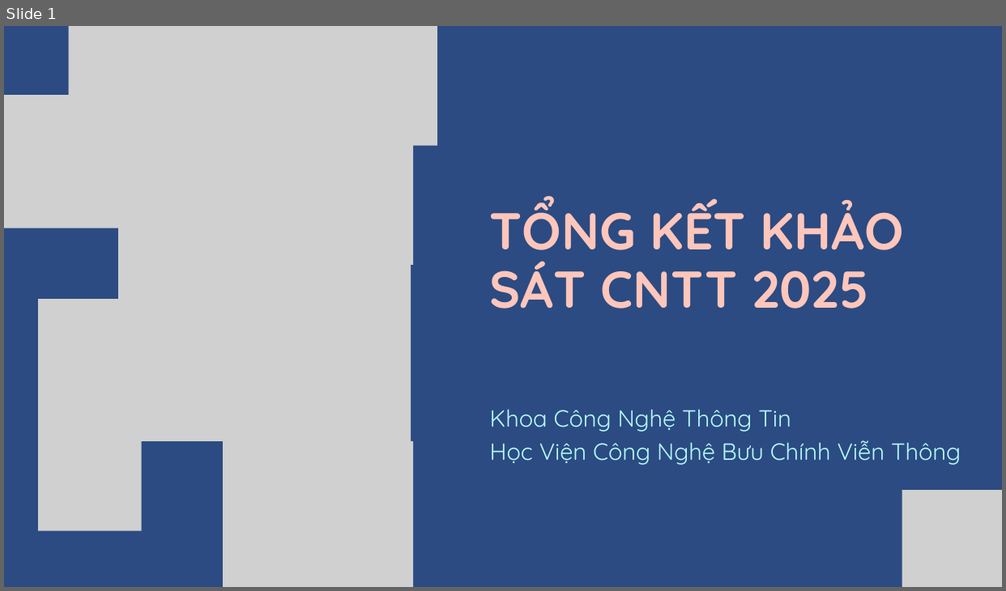
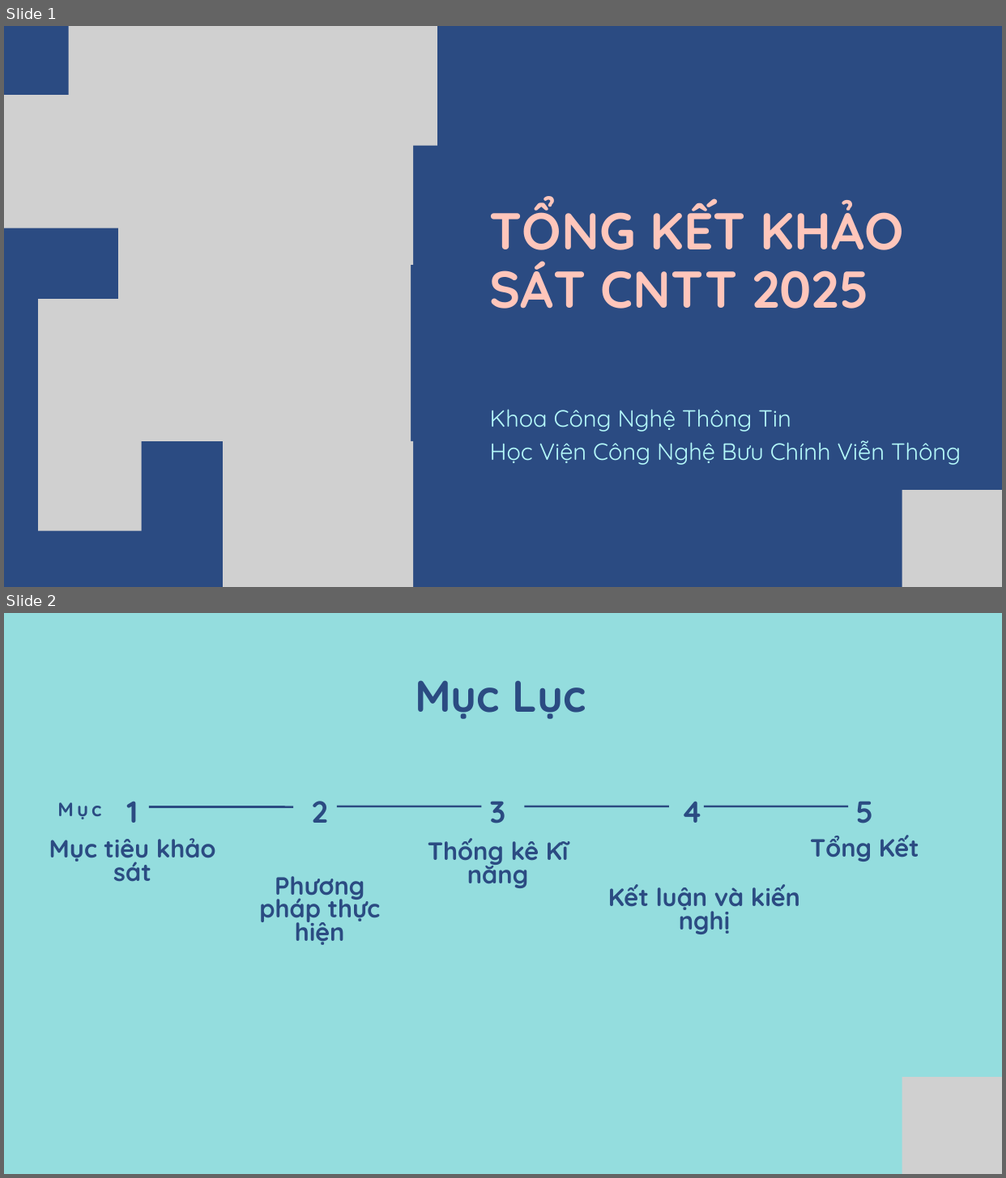
Before and after one commit to huy16dev/HN_ENG_KS25CNTT1_PHANVANPHONGHUY_01, a slide deck: TongKet_KhaoSatCNTT.pptx. Shown one above the other, each under a label of ours: slide 1 before the commit, slides 1 and 2 after it. The pictures are 1006x591 and 1006x1178 pixels, drawn with LibreOffice and Linux fonts; fonts in the diff are those of the drawing; grey boxes stand for pictures. Boxes give left, top, right and bottom in pixels: in the first picture for what was removed or moved away, otherwise in the second. Text is boxed around its words. In the diff, an @@ line names an element or a change of style, - is before the commit and + after.

```diff
--- a/TongKet_KhaoSatCNTT.pptx
+++ b/TongKet_KhaoSatCNTT.pptx
@@ slide 2 added at (4, 613, 1002, 1174), background #94DDDE @@
@@ text added at (415, 680, 586, 719), 64 pt, text #2B4B82, bold @@
+Mục Lục
@@ text added at (57, 803, 101, 820), 28 pt, text #2B4B82, bold @@
+Mục
@@ group added at (127, 801, 874, 824): 5 texts, 4 lines @@
+1
+2
+3
+4
+5
@@ text added at (49, 838, 216, 882), 36 pt, text #2B4B82, bold @@
+Mục tiêu khảo sát
@@ text added at (428, 838, 568, 888), 36 pt, text #2B4B82, bold @@
+Thống kê Kĩ năng
@@ text added at (810, 835, 919, 862), 36 pt, text #2B4B82, bold @@
+Tổng Kết
@@ text added at (259, 876, 381, 945), 36 pt, text #2B4B82, bold @@
+Phương pháp thực hiện
@@ text added at (608, 884, 800, 935), 36 pt, text #2B4B82, bold @@
+Kết luận và kiến nghị
@@ picture added at (902, 1077, 1002, 1174) @@
```
Also in this commit, not shown: 3 slides changed, 2 other slides added, 1 slide removed.
